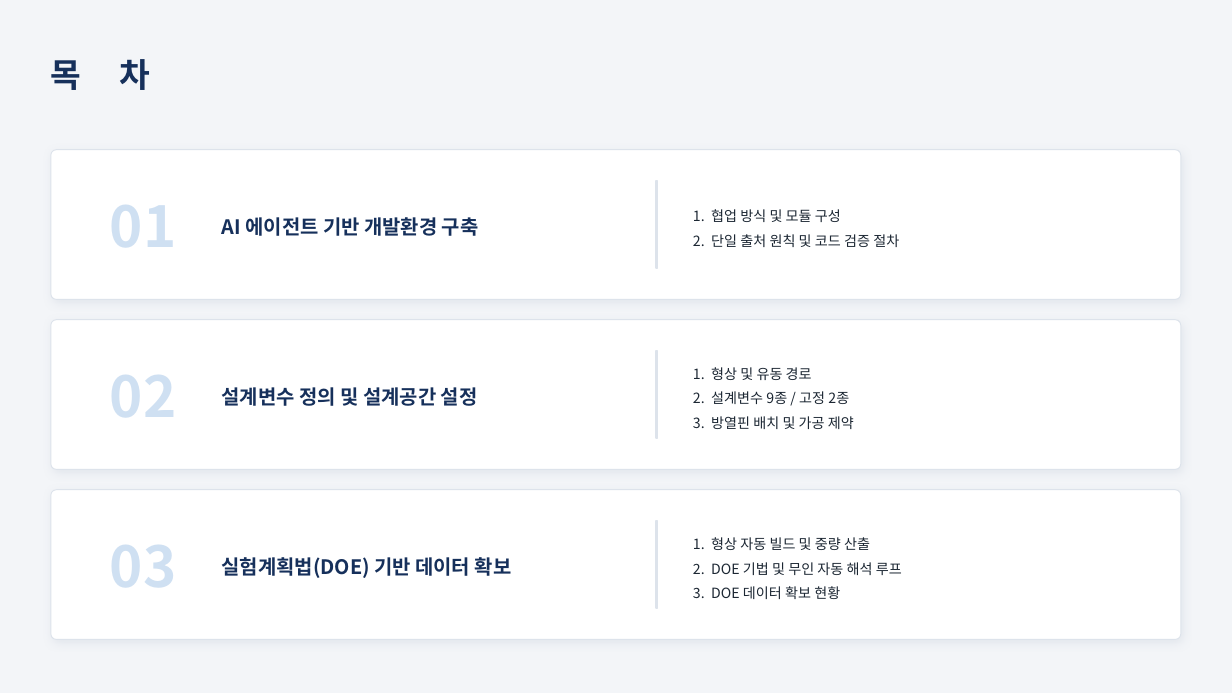
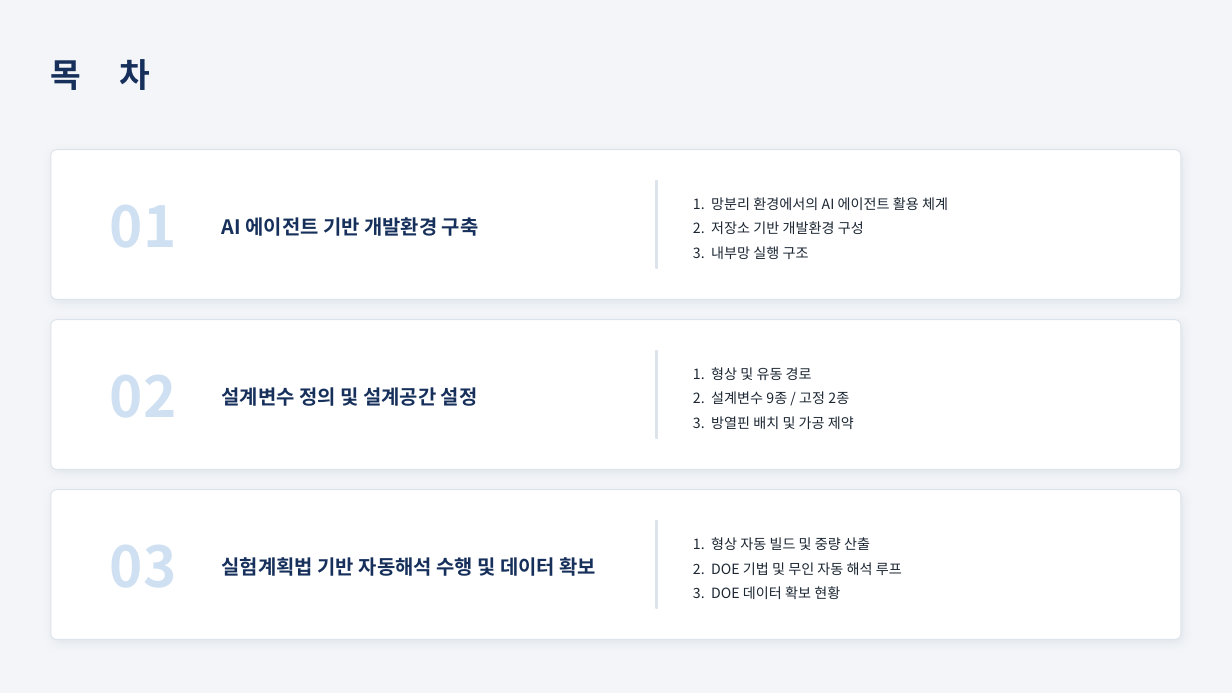
Before and after one commit to yjs9716/dddd, a slide deck: slide 2 of 1개월차_AI에이전트_활용방안_및_DOE결과.pptx. Drawn at 1232x693 pixels with LibreOffice and Linux fonts; fonts in the diff are those of the drawing. Boxes give left, top, right and bottom in pixels: in the first picture for what was removed or moved away, otherwise in the second. Text is boxed around its words. In the diff, an @@ line names an element or a change of style, - is before the commit and + after.

```diff
--- a/1개월차_AI에이전트_활용방안_및_DOE결과.pptx
+++ b/1개월차_AI에이전트_활용방안_및_DOE결과.pptx
@@ text at [693, 197, 948, 259]: text changed @@
-1. 협업 방식 및 모듈 구성
-2. 단일 출처 원칙 및 코드 검증 절차
+1. 망분리 환경에서의 AI 에이전트 활용 체계
+2. 저장소 기반 개발환경 구성
+3. 내부망 실행 구조
@@ text at [222, 557, 597, 576]: text changed @@
-실험계획법(DOE) 기반 데이터 확보
+실험계획법 기반 자동해석 수행 및 데이터 확보
```
Also in this commit, not shown: 4 other slides changed, 3 slides added, 1 slide removed, 1 other file.
